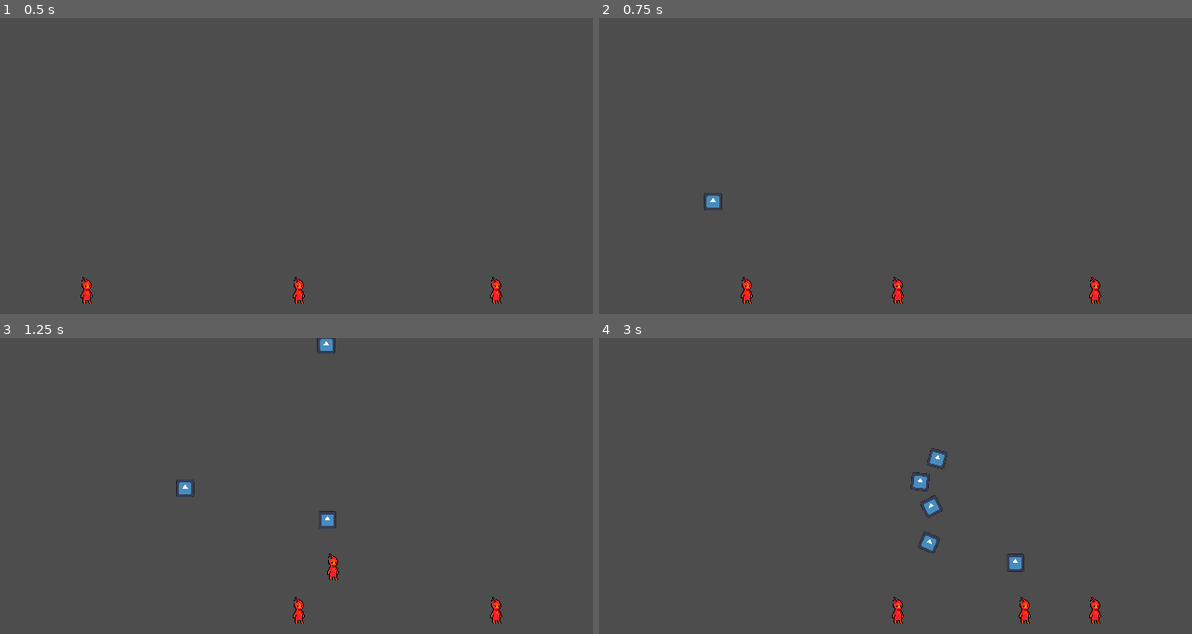
Above: before the commit, frames 1-4 (two rows, left to right).
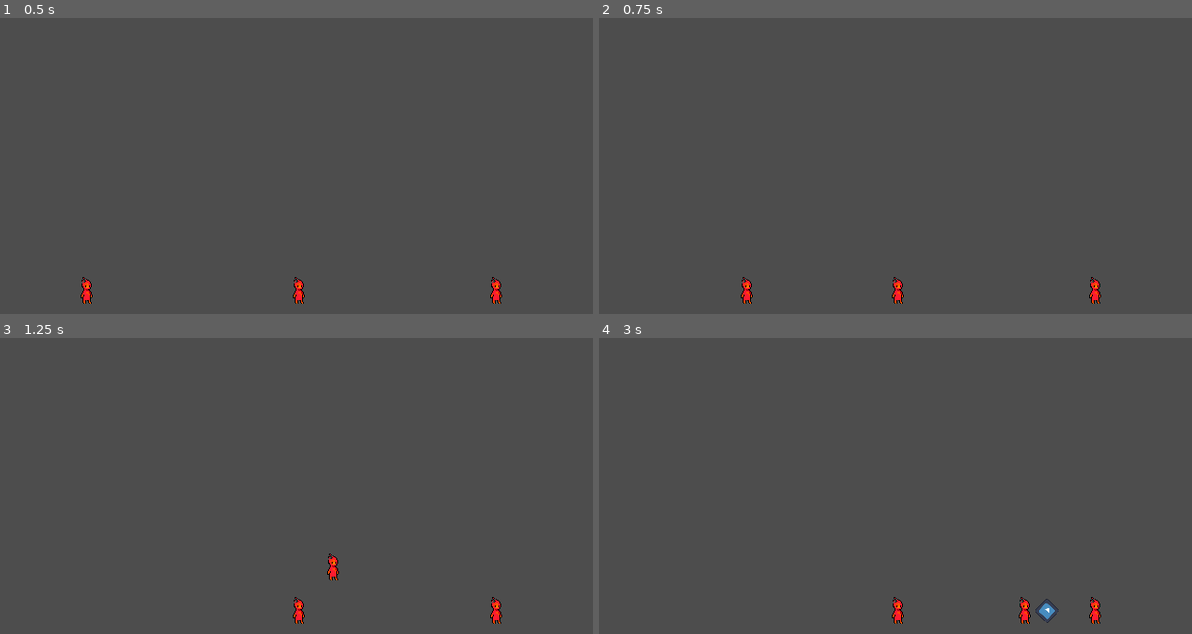
Above: after the commit, the same moments.

Repository: kertox662/GDC-GameJam-W25
Game: Godot game, scene res://Game.tscn
Same seed, same stepped clock (60 frames per second), same inputs: the game is played once before the commit and once after it. The engine's default icon, where the game draws it, is replaced by a stand-in: a white triangle on a blue panel in a dark square.
Inputs:
- Up to frame 1 (0.5 s): no input
- Up to frame 2 (0.75 s): tap Enter at 0.5 s; hold D (move_right) from 0.53 s (still down); hold Space (shoot) from 0.53 s (still down)
- Up to frame 3 (1.25 s): keep holding D (move_right); keep holding Space (shoot); tap W (jump) at 0.77 s
- Up to frame 4 (3 s): release Space (shoot) at 1.28 s; tap Space (shoot) at 1.35, 2.85 s; tap W (jump) at 1.52 s; release D (move_right) at 2.03 s; hold A (move_left) 2.03-2.78 s; hold Space (shoot) 2.03-2.78 s; hold D (move_right) from 2.78 s (still down)

Frame 1 is identical in both runs. In frame 2, 0.1% of the frame differs, in the area x 17-21%, y 59-65%; in frame 3, 0.3%; in frame 4, 0.6%, in the area x 52-78%, y 37-97%.

Commit message:
shooting directions

Diff:
--- a/player/player.gd
+++ b/player/player.gd
@@ -48,6 +48,7 @@
 	$Input.initialize(inputDevice, actions, actionDirs)
 
 func _process(delta):
+	update_direction()
 	shooting_logic(delta)
 
 func get_input() -> Dictionary:
@@ -110,6 +111,17 @@
 	apply_scale(Vector2(hor_direction * face_direction, 1)) # flip
 	face_direction = hor_direction # remember direction
 
+var direction := Vector2(0, -1)
+func update_direction() -> void:
+	var new_direction := Vector2(0, 0)
+	if useController:
+		new_direction = Vector2($Input.get_joystick_value("move_right"), $Input.get_joystick_value("move_down"))
+	else:
+		var x = int($Input.is_action_pressed(right)) - int($Input.is_action_pressed(left))
+		var y = int($Input.is_action_pressed(down)) - int($Input.is_action_pressed(up))
+		new_direction = Vector2(x, -y)
+	if not new_direction.is_zero_approx():
+		direction = new_direction
 
 func jump_logic(_delta: float) -> void:
 	# Reset our jump requirements
@@ -168,19 +180,26 @@
 	jump_buffer_timer -= delta
 
 var cooldown = 0
+var hold_time = 0
 func shooting_logic(delta: float) -> void:
 	cooldown -= delta
 	if $Input.is_action_pressed("shoot"):
+		hold_time += delta
+	if $Input.is_action_just_released("shoot"):
 		# create projectile
 		if cooldown <= 0:
 			print("shooting!")
 			var new_projectile : Projectile = Globals.projectile.instantiate()
 			get_parent().add_child(new_projectile)
-			var projectile_velocity = Vector2(0, -500)
-			new_projectile.linear_velocity = velocity + projectile_velocity
+
+			# calculate direction
+			print(direction * max(hold_time * 1000, 1000))
+			new_projectile.linear_velocity = velocity + direction * max(hold_time * 200, 500)
+			# random
 			#new_projectile.apply_central_force(Vector2(0, 1) * randi_range(2,4))
-			new_projectile.global_position = global_position + projectile_velocity.normalized() * $bullet_spawn.shape.radius
+			new_projectile.global_position = global_position + direction.normalized() * $bullet_spawn.shape.radius
 			cooldown = 0.2
+			hold_time = 0
 
 
 func _on_hurtbox_body_entered(body):
--- a/project.godot
+++ b/project.godot
@@ -44,7 +44,9 @@
 }
 move_up={
 "deadzone": 0.5,
-"events": []
+"events": [Object(InputEventKey,"resource_local_to_scene":false,"resource_name":"","device":-1,"window_id":0,"alt_pressed":false,"shift_pressed":false,"ctrl_pressed":false,"meta_pressed":false,"pressed":false,"keycode":0,"physical_keycode":87,"key_label":0,"unicode":119,"location":0,"echo":false,"script":null)
+, Object(InputEventJoypadMotion,"resource_local_to_scene":false,"resource_name":"","device":-1,"axis":1,"axis_value":-1.0,"script":null)
+]
 }
 move_down={
 "deadzone": 0.5,
